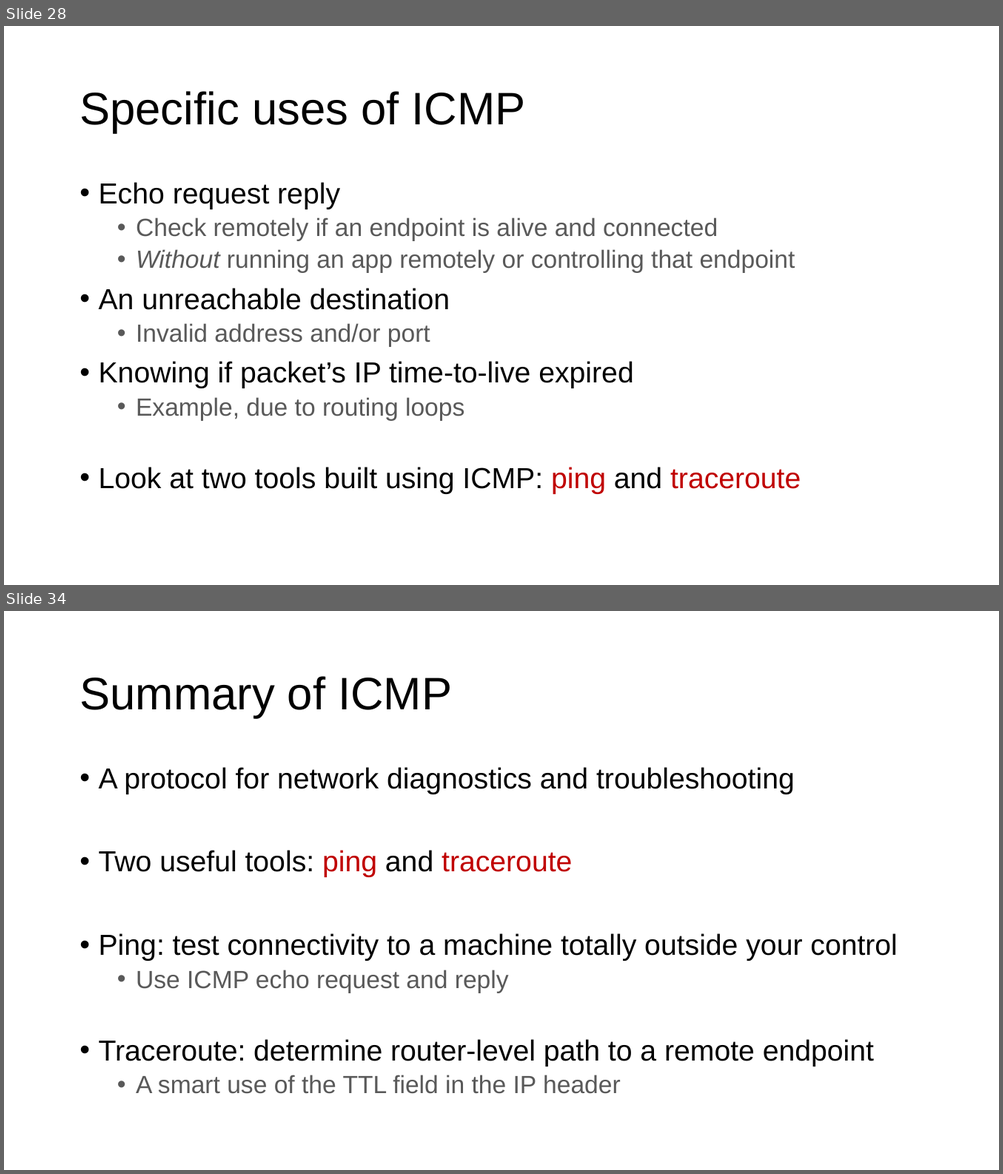
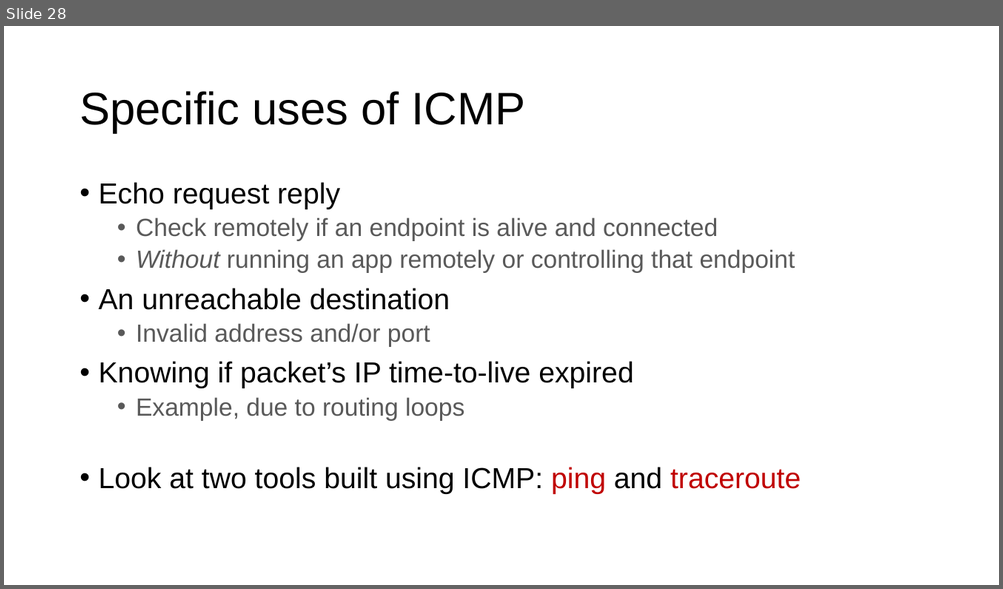
Before and after one commit to ngsrinivas/coursegen, a slide deck: ex/352-F24/staging/352-F24/lectures/22-net-routers-lpm-debugging.pptx. Shown one above the other, each under a label of ours: slides 28 and 34 before the commit, slide 28 after it; the slides between them are not shown. The pictures are 1003x1174 and 1003x589 pixels, drawn with LibreOffice and Linux fonts; fonts in the diff are those of the drawing. Boxes give left, top, right and bottom in pixels: in the first picture for what was removed or moved away, otherwise in the second. Text is boxed around its words. In the diff, an @@ line names an element or a change of style, - is before the commit and + after.

```diff
--- a/ex/352-F24/staging/352-F24/lectures/22-net-routers-lpm-debugging.pptx
+++ b/ex/352-F24/staging/352-F24/lectures/22-net-routers-lpm-debugging.pptx
@@ slide 34 removed at (4, 611, 999, 1170), background #FFFFFF @@
@@ title removed at (79, 676, 452, 718) @@
-Summary of ICMP
@@ text removed at (99, 767, 897, 1094) @@
-• A protocol for network diagnostics and troubleshooting
-• Two useful tools: ping and traceroute
-• Ping: test connectivity to a machine totally outside your control
-  • Use ICMP echo request and reply
-• Traceroute: determine router-level path to a remote endpoint
-  • A smart use of the TTL field in the IP header
```
Also in this commit, not shown: 5 other slides removed, 6 other files.
